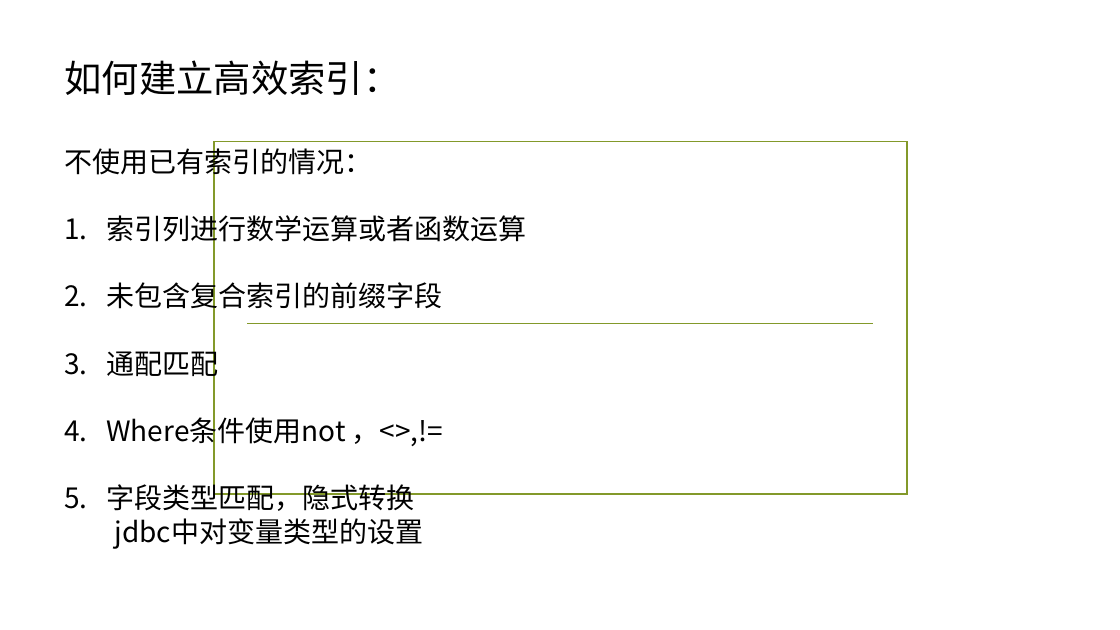
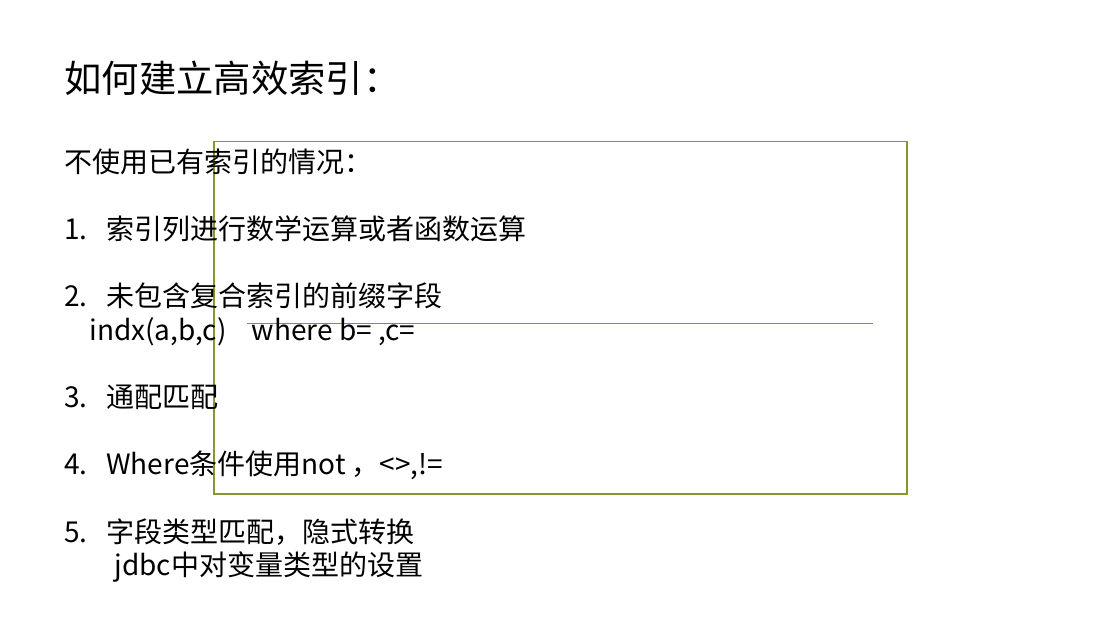
Before and after one commit to ronghuaihai/sharefiles, a slide deck: slide 28 of 数据库演示.pptx (slide 23 before the commit). Drawn at 1120x630 pixels with LibreOffice and Linux fonts; fonts in the diff are those of the drawing; background and template pictures are left out. Boxes give left, top, right and bottom in pixels: in the first picture for what was removed or moved away, otherwise in the second. Text is boxed around its words. In the diff, an @@ line names an element or a change of style, - is before the commit and + after.

```diff
--- a/数据库演示.pptx
+++ b/数据库演示.pptx
@@ text at bbox=[89, 312, 415, 348]: paragraph added @@
+indx(a,b,c) where b= ,c=
```
Also in this commit, not shown: 11 other slides changed, 6 slides added, 3 slides removed, 2 other files.
